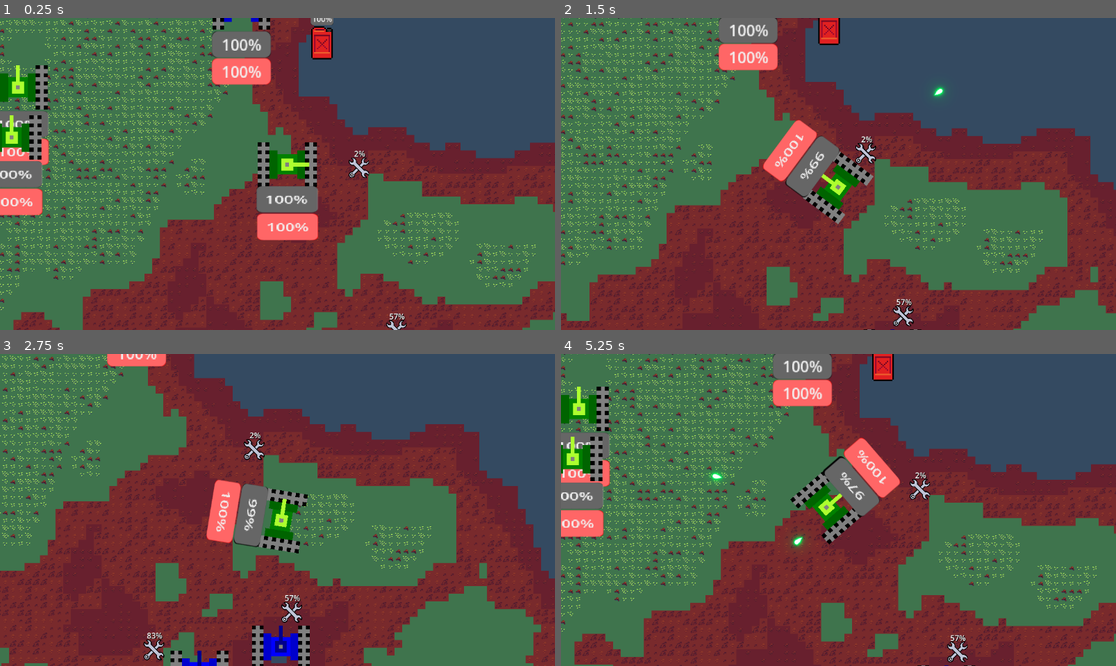
Above: before the commit, frames 1-4 (two rows, left to right).
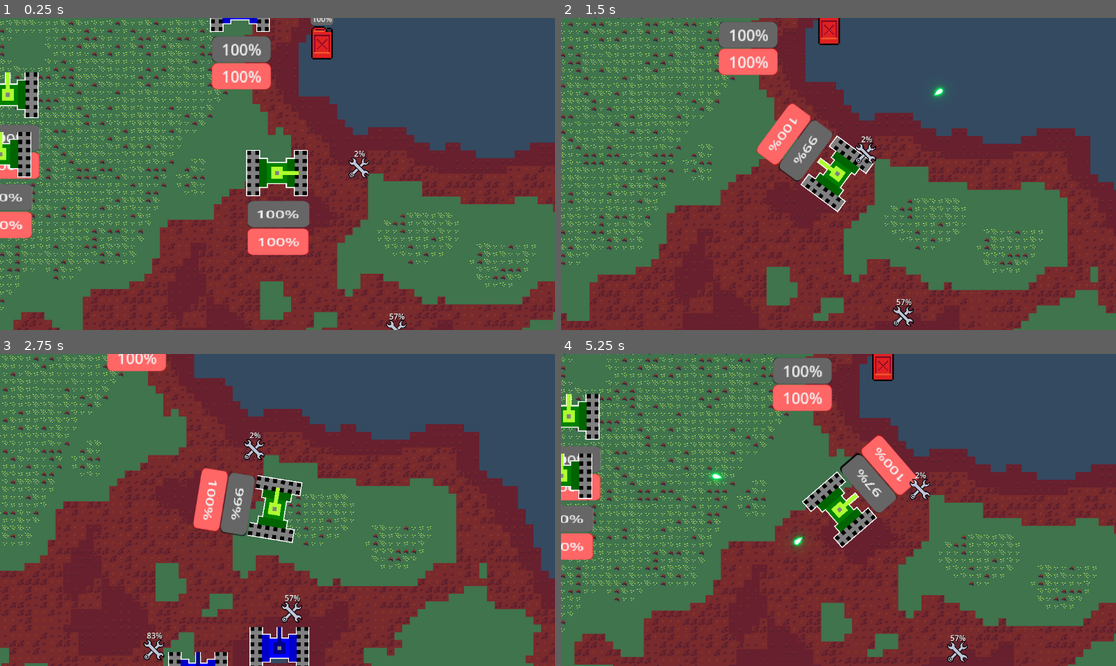
Above: after the commit, the same moments.

Repository: RedInfinityPro/App-LLC
Game: Godot game, scene res://Scenes/Map.tscn
Two runs of this game, one before a commit and one after it. Both use one fixed random seed, a clock stepped at 60 frames per second and the inputs below.
Inputs (mouse positions are in pixels of both pictures, inside the frame that each line leads up to):
- Up to frame 1 (0.25 s): no input
- Up to frame 2 (1.5 s): tap Enter at 0.5 s; move the mouse to (960, 158) at 0.52 s; hold Right (Player_Right) 0.53-1.28 s; tap Space (Player_Shoot) at 0.6, 1.35 s; click (960, 158) at 0.67 s; move the mouse to (727, 189) at 1.27 s; hold S (Player_Down) from 1.28 s (still down)
- Up to frame 3 (2.75 s): move the mouse to (333, 441) at 2.02 s; release S (Player_Down) at 2.03 s; hold Right (Player_Right) from 2.03 s (still down); tap Space (Player_Shoot) at 2.1 s
- Up to frame 4 (5.25 s): move the mouse to (810, 572) at 2.77 s; release Right (Player_Right) at 2.78 s; hold W (Player_Up) 2.78-3.53 s; tap Space (Player_Shoot) every 0.75 s from 2.85 to 5.1 s; click (810, 572) at 2.92 s; move the mouse to (1005, 556) at 3.52 s; hold A (Player_Left) 3.53-5.03 s; move the mouse to (672, 463) at 4.27 s; move the mouse to (866, 510) at 5.02 s; hold S (Player_Down) from 5.03 s (still down); click (866, 510) at 5.17 s

The runs differ from the first frame. In frame 1, 8.8% of the frame differs, in the area x 0-58%, y 0-76%; in frame 2, 4.5%; in frame 3, 4.6%; in frame 4, 8.6%.

Commit message:
Adding shaders to players - known bug

Diff:
--- a/Scenes/Tanks/BlueTank.tscn
+++ b/Scenes/Tanks/BlueTank.tscn
@@ -3,6 +3,12 @@
 [ext_resource type="Script" uid="uid://b1nvr4cfq1qyk" path="res://Scripts/playerController_script.gd" id="1"]
 [ext_resource type="PackedScene" path="res://Scenes/Packages/BulletBlue.tscn" id="2"]
 [ext_resource type="Texture2D" uid="uid://dqf88mh43gwu1" path="res://Asset/Tank Sheet 2.png" id="3_4uck3"]
+[ext_resource type="Shader" uid="uid://df5mn5wpnjjil" path="res://Scripts/Shaders/Outline.gdshader" id="3_o5w7i"]
+
+[sub_resource type="ShaderMaterial" id="ShaderMaterial_4uck3"]
+shader = ExtResource("3_o5w7i")
+shader_parameter/line_color = Color(1, 1, 1, 1)
+shader_parameter/line_thickness = 0.5
 
 [sub_resource type="AtlasTexture" id="AtlasTexture_jhqmp"]
 atlas = ExtResource("3_4uck3")
@@ -114,8 +120,8 @@
 "speed": 5.0
 }]
 
-[sub_resource type="RectangleShape2D" id="1"]
-size = Vector2(61, 46)
+[sub_resource type="CircleShape2D" id="CircleShape2D_lobip"]
+radius = 30.103987
 
 [sub_resource type="StyleBoxFlat" id="StyleBoxFlat_lobip"]
 bg_color = Color(0, 0, 0, 1)
@@ -139,27 +145,30 @@
 Bullet = ExtResource("2")
 
 [node name="AnimatedSprite2D" type="AnimatedSprite2D" parent="CharacterBody2D" unique_id=1441586154]
+material = SubResource("ShaderMaterial_4uck3")
+position = Vector2(-1.5, 1.5)
 sprite_frames = SubResource("32")
 animation = &"Blue Tank"
 
 [node name="CollisionShape2D" type="CollisionShape2D" parent="CharacterBody2D" unique_id=2103422258]
 position = Vector2(1.5, -3)
-shape = SubResource("1")
+shape = SubResource("CircleShape2D_lobip")
 
 [node name="gas_ProgressBar" type="ProgressBar" parent="CharacterBody2D" unique_id=109794685]
 offset_left = -29.0
-offset_top = 20.5
+offset_top = 25.5
 offset_right = 32.0
-offset_bottom = 47.5
+offset_bottom = 52.5
 theme_override_styles/background = SubResource("StyleBoxFlat_lobip")
 
 [node name="health_ProgressBar" type="ProgressBar" parent="CharacterBody2D" unique_id=562031271]
 offset_left = -29.5
-offset_top = 48.5
+offset_top = 53.5
 offset_right = 31.5
-offset_bottom = 75.5
+offset_bottom = 80.5
 theme_override_styles/background = SubResource("StyleBoxFlat_o5w7i")
 
 [node name="Camera2D" type="Camera2D" parent="CharacterBody2D" unique_id=2043208607]
+texture_filter = 1
 scale = Vector2(2, 2)
 enabled = false
--- a/Scenes/Tanks/GreenTank.tscn
+++ b/Scenes/Tanks/GreenTank.tscn
@@ -2,7 +2,13 @@
 
 [ext_resource type="Script" uid="uid://b1nvr4cfq1qyk" path="res://Scripts/playerController_script.gd" id="1"]
 [ext_resource type="PackedScene" path="res://Scenes/Packages/BulletGreen.tscn" id="2_ajvvl"]
+[ext_resource type="Shader" uid="uid://df5mn5wpnjjil" path="res://Scripts/Shaders/Outline.gdshader" id="3_h3wmx"]
 [ext_resource type="Texture2D" uid="uid://dqf88mh43gwu1" path="res://Asset/Tank Sheet 2.png" id="4_h3wmx"]
+
+[sub_resource type="ShaderMaterial" id="ShaderMaterial_7mwim"]
+shader = ExtResource("3_h3wmx")
+shader_parameter/line_color = Color(1, 1, 1, 1)
+shader_parameter/line_thickness = 0.5
 
 [sub_resource type="AtlasTexture" id="AtlasTexture_ajvvl"]
 atlas = ExtResource("4_h3wmx")
@@ -190,8 +196,8 @@
 "speed": 5.0
 }]
 
-[sub_resource type="RectangleShape2D" id="1"]
-size = Vector2(89, 66.75)
+[sub_resource type="CircleShape2D" id="CircleShape2D_h3wmx"]
+radius = 44.337524
 
 [sub_resource type="StyleBoxFlat" id="StyleBoxFlat_ajvvl"]
 bg_color = Color(0, 0, 0, 1)
@@ -216,29 +222,30 @@
 Bullet = ExtResource("2_ajvvl")
 
 [node name="AnimatedSprite2D" type="AnimatedSprite2D" parent="CharacterBody2D" unique_id=1034302363]
-position = Vector2(15.25, -12.5)
+texture_filter = 1
+material = SubResource("ShaderMaterial_7mwim")
 scale = Vector2(1.4692308, 1.5)
 sprite_frames = SubResource("32")
 animation = &"GreenTank"
 
 [node name="CollisionShape2D" type="CollisionShape2D" parent="CharacterBody2D" unique_id=1115048784]
-position = Vector2(14.5, -17.125)
-shape = SubResource("1")
+position = Vector2(-0.7142855, -2.1428573)
+shape = SubResource("CircleShape2D_h3wmx")
 
 [node name="gas_ProgressBar" type="ProgressBar" parent="CharacterBody2D" unique_id=1376911221]
-offset_left = -30.714285
-offset_top = 17.857143
-offset_right = 27.912714
-offset_bottom = 56.857143
+offset_left = -44.285717
+offset_top = 40.0
+offset_right = 14.341282
+offset_bottom = 79.0
 scale = Vector2(1.5400007, 1)
 size_flags_vertical = 8
 theme_override_styles/background = SubResource("StyleBoxFlat_ajvvl")
 
 [node name="health_ProgressBar" type="ProgressBar" parent="CharacterBody2D" unique_id=785936680]
-offset_left = -30.000004
-offset_top = 59.285717
-offset_right = 29.210995
-offset_bottom = 98.28571
+offset_left = -43.571438
+offset_top = 81.42857
+offset_right = 15.639561
+offset_bottom = 120.428566
 scale = Vector2(1.52, 1)
 theme_override_styles/background = SubResource("StyleBoxFlat_h3wmx")
 
--- a/Scenes/Tanks/RedTank.tscn
+++ b/Scenes/Tanks/RedTank.tscn
@@ -2,7 +2,13 @@
 
 [ext_resource type="Script" uid="uid://b1nvr4cfq1qyk" path="res://Scripts/playerController_script.gd" id="1"]
 [ext_resource type="PackedScene" path="res://Scenes/Packages/BulletGreen.tscn" id="2_0l8yv"]
+[ext_resource type="Shader" uid="uid://df5mn5wpnjjil" path="res://Scripts/Shaders/Outline.gdshader" id="3_x0v1w"]
 [ext_resource type="Texture2D" uid="uid://dqf88mh43gwu1" path="res://Asset/Tank Sheet 2.png" id="4_x0v1w"]
+
+[sub_resource type="ShaderMaterial" id="ShaderMaterial_77536"]
+shader = ExtResource("3_x0v1w")
+shader_parameter/line_color = Color(1, 1, 1, 1)
+shader_parameter/line_thickness = 0.5
 
 [sub_resource type="AtlasTexture" id="23"]
 region = Rect2(170, 201, 170, 201)
@@ -152,8 +158,8 @@
 "speed": 5.0
 }]
 
-[sub_resource type="RectangleShape2D" id="1"]
-size = Vector2(61, 45)
+[sub_resource type="CircleShape2D" id="CircleShape2D_0l8yv"]
+radius = 30.178349
 
 [sub_resource type="StyleBoxFlat" id="StyleBoxFlat_ajvvl"]
 bg_color = Color(0, 0, 0, 1)
@@ -178,27 +184,29 @@
 Bullet = ExtResource("2_0l8yv")
 
 [node name="AnimatedSprite2D" type="AnimatedSprite2D" parent="CharacterBody2D" unique_id=1034302363]
+material = SubResource("ShaderMaterial_77536")
 sprite_frames = SubResource("32")
 animation = &"Red Tank"
 
 [node name="CollisionShape2D" type="CollisionShape2D" parent="CharacterBody2D" unique_id=1115048784]
 position = Vector2(-2, -3)
-shape = SubResource("1")
+shape = SubResource("CircleShape2D_0l8yv")
 
 [node name="gas_ProgressBar" type="ProgressBar" parent="CharacterBody2D" unique_id=1376911221]
-offset_left = -32.5
-offset_top = 20.0
-offset_right = 28.5
-offset_bottom = 47.0
+offset_left = -31.428572
+offset_top = 25.714287
+offset_right = 29.571428
+offset_bottom = 52.714287
 size_flags_vertical = 8
 theme_override_styles/background = SubResource("StyleBoxFlat_ajvvl")
 
 [node name="health_ProgressBar" type="ProgressBar" parent="CharacterBody2D" unique_id=785936680]
-offset_left = -32.0
-offset_top = 48.0
-offset_right = 29.0
-offset_bottom = 75.0
+offset_left = -30.928572
+offset_top = 53.714287
+offset_right = 30.071428
+offset_bottom = 80.71429
 theme_override_styles/background = SubResource("StyleBoxFlat_h3wmx")
 
 [node name="Camera2D" type="Camera2D" parent="CharacterBody2D" unique_id=900687741]
+texture_filter = 1
 enabled = false
--- /dev/null
+++ b/Scripts/Shaders/Outline.gdshader
@@ -0,0 +1,20 @@
+shader_type canvas_item;
+uniform vec4 line_color: source_color = vec4(1);
+uniform float line_thickness: hint_range(0.0, 1.0) = 0.5;
+const float max_line_thickness = 2.0;
+
+void fragment() {
+	vec4 color = texture(TEXTURE, UV);
+	if (line_thickness > 0.0) {
+		vec2 size = TEXTURE_PIXEL_SIZE * line_thickness * max_line_thickness;
+		float outline = texture(TEXTURE, UV).a;
+		for (float y = -1.0; y <= 1.0; y++) {
+			for (float x = -1.0; x <= 1.0; x++) {
+				vec2 offset = vec2(x,y) * size;
+				outline += texture(TEXTURE, UV + offset).a;
+			}
+		}
+		outline = min(outline, 1.0);
+		COLOR = mix(color, line_color, outline - color.a);
+	}
+}
--- a/Scripts/playerController_script.gd
+++ b/Scripts/playerController_script.gd
@@ -3,22 +3,27 @@
 var is_player: bool
 @onready var gasBar = $gas_ProgressBar
 @onready var healthBar = $health_ProgressBar
+@onready var sprite = $AnimatedSprite2D
+@onready var shader_material: ShaderMaterial = sprite.material
 @export var Bullet : PackedScene
 @export var speed := 150
 @export var gallons_per_second := 0.01
 @export var rotation_speed := 3.0
 var newVelocity := Vector2.ZERO
 var using_gas := false
+var is_pulsing := false
 var seedNumber = generate_uid()
 # animation
 var counter = 0
 var angle_look = 0
+var tween = create_tween()
 # Called when the node enters the scene tree for the first time.
 func _ready():
 	gasBar.max_value = 100
 	gasBar.value = 100
 	healthBar.max_value = 100
 	healthBar.value = 100
+	shader_material = shader_material.duplicate()
 
 func generate_uid():
 	return str(Time.get_unix_time_from_system(), "_", randi())
@@ -30,6 +35,23 @@
 func gain_gas(amount_per_second):
 	if gasBar.value < gasBar.max_value:
 		gasBar.value += amount_per_second
+		if not is_pulsing:
+			is_pulsing = true
+			pulse_outline()
+	else:
+		if is_pulsing:
+			is_pulsing = false
+			stop_pulse()
+
+func pulse_outline():
+	tween.kill()
+	tween = create_tween().set_loops()
+	tween.tween_property(shader_material, "shader_parameter/line_thickness", 1.0, 0.5)
+	tween.tween_property(shader_material, "shader_parameter/line_thickness", 0.0, 0.5)
+
+func stop_pulse():
+	tween.kill()
+	shader_material.set_shader_parameter("line_thickness", 0.0)
 
 func loss_health():
 	if healthBar.value > 0:
Not shown, added: Scripts/Shaders/Outline.gdshader.uid
